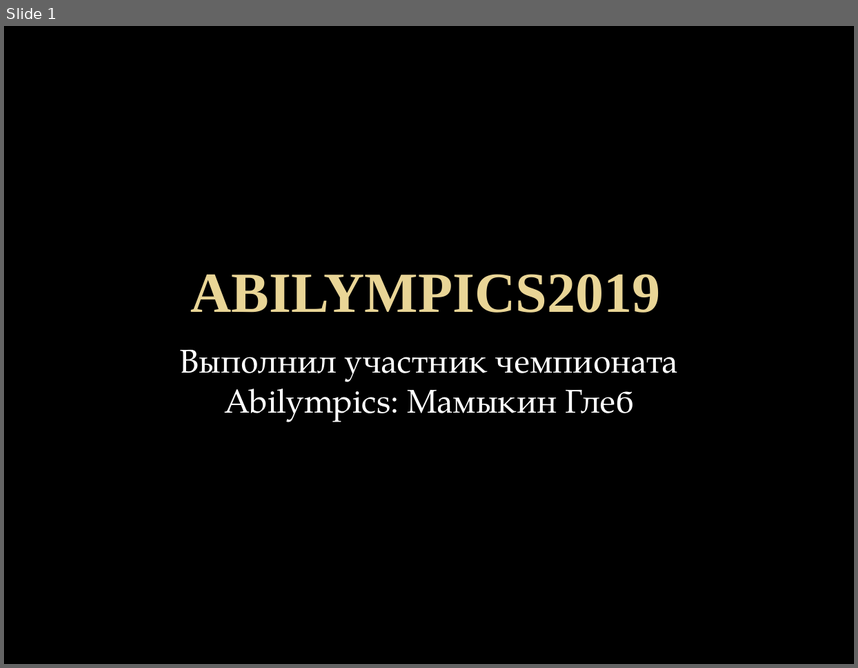
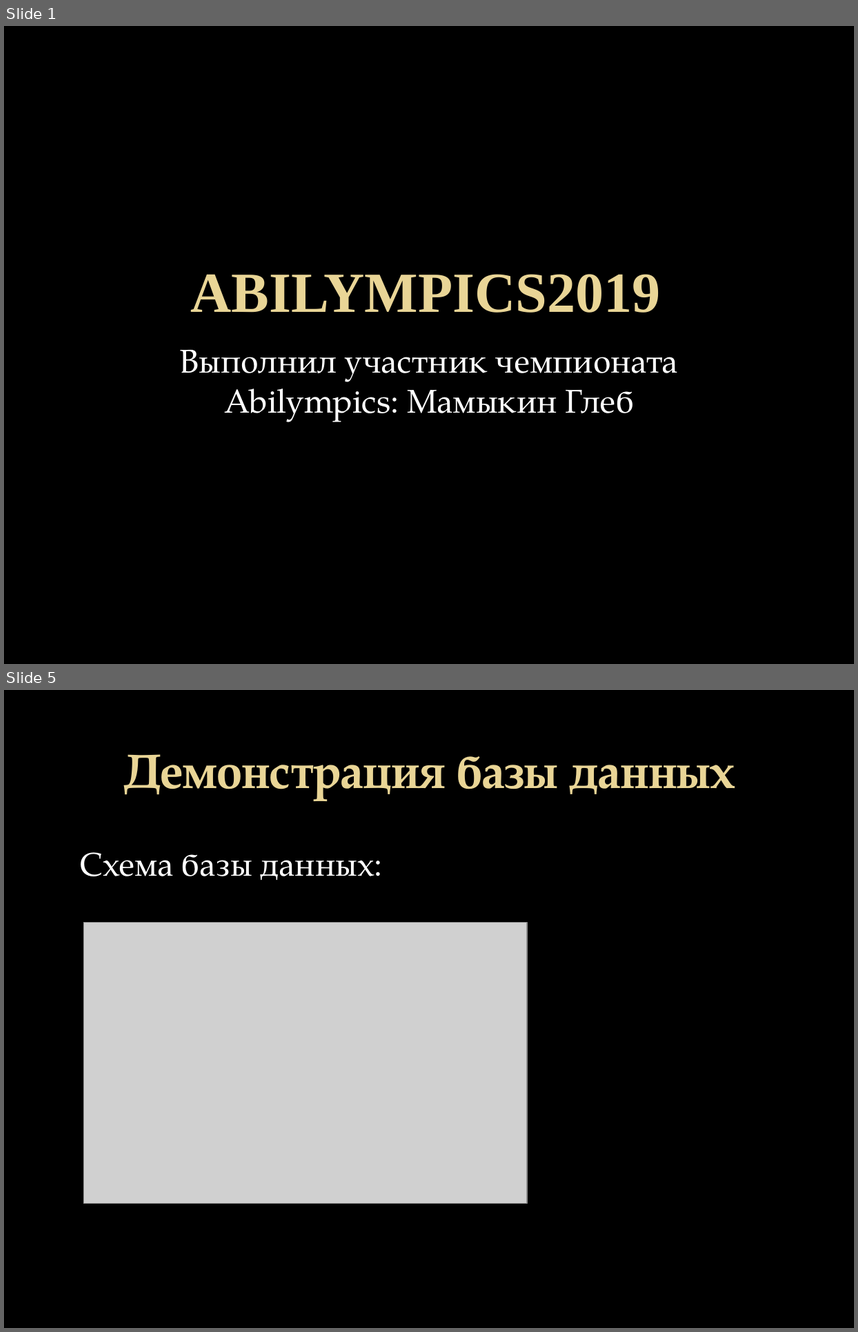
Before and after one commit to Krak12/Abilympics2.0, a slide deck: Abilympics2.0.pptx. Shown one above the other, each under a label of ours: slide 1 before the commit, slides 1 and 5 after it; the slides between them are not shown. The pictures are 858x668 and 858x1332 pixels, drawn with LibreOffice and Linux fonts; fonts in the diff are those of the drawing; grey boxes stand for pictures; background and template pictures are left out. Boxes give left, top, right and bottom in pixels: in the first picture for what was removed or moved away, otherwise in the second. Text is boxed around its words. In the diff, an @@ line names an element or a change of style, - is before the commit and + after.

```diff
--- a/Abilympics2.0.pptx
+++ b/Abilympics2.0.pptx
@@ slide 5 added at (4,690,854,1328), background picture (left out) @@
@@ title added at (123,754,734,801), 41 pt, text gradient #EAD696 to #E7D081, bold @@
+Демонстрация базы данных
@@ text added at (80,852,375,880), 28 pt, text #FFFFFF @@
+Схема базы данных:
@@ picture added at (84,922,528,1203) @@
```
Also in this commit, not shown: 15 other slides added, 16 slides removed, 2 other files.
